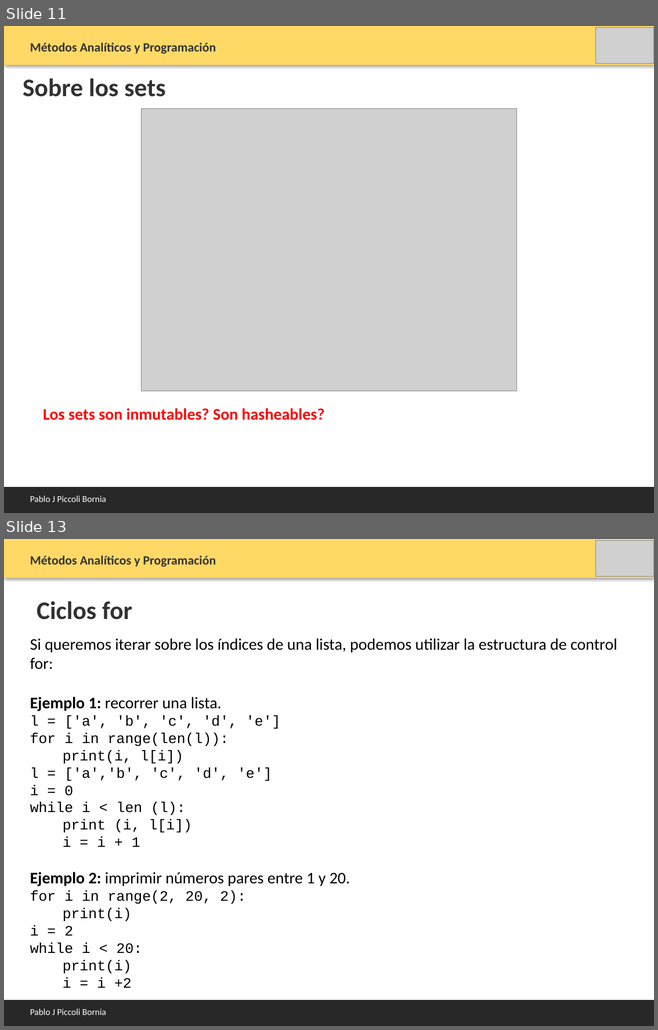
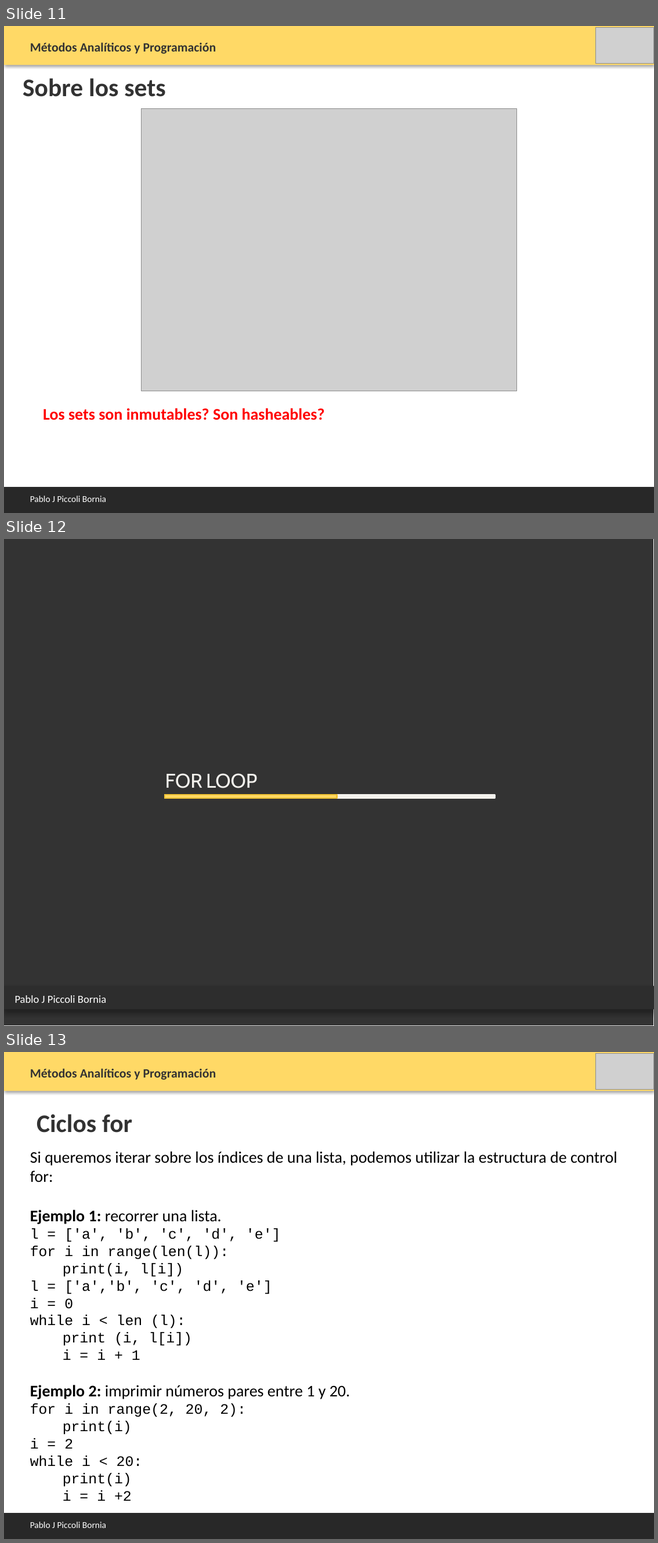
Before and after one commit to PabloPicc/MAyP_2026_1S, a slide deck: clases_teoricas_2026/Clase_6_Estructura_Datos.pptx. Shown one above the other, each under a label of ours: slides 11 and 13 before the commit, slides 11, 12 and 13 after it; the slides between them are not shown. The pictures are 658x1030 and 658x1543 pixels, drawn with LibreOffice and Linux fonts; fonts in the diff are those of the drawing; grey boxes stand for pictures. Boxes give left, top, right and bottom in pixels: in the first picture for what was removed or moved away, otherwise in the second. Text is boxed around its words. In the diff, an @@ line names an element or a change of style, - is before the commit and + after.

```diff
--- a/clases_teoricas_2026/Clase_6_Estructura_Datos.pptx
+++ b/clases_teoricas_2026/Clase_6_Estructura_Datos.pptx
@@ slide 12 added at bbox=[4, 539, 654, 1026], background #FFFFFF @@
@@ freeform shape added at bbox=[4, 539, 653, 1026], fill #333333 @@
@@ text added at bbox=[165, 773, 257, 788], 22 pt, text #F4F2ED, small capitals @@
+FOR LOOP
@@ group added at bbox=[165, 795, 495, 799]: 4 freeform shapes @@
@@ rectangle added at bbox=[4, 986, 654, 1009], fill #2D2D2D @@
@@ text added at bbox=[15, 995, 106, 1003], 12 pt, text #FFFFFF @@
+Pablo J Piccoli Bornia
```
Also in this commit, not shown: 3 slides changed, 3 other slides added, 4 slides removed, 10 other files.
